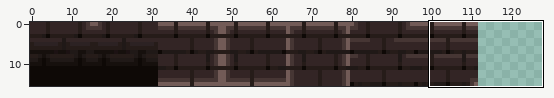
File history of a sprite sheet, Assets/Tiles/Tilesets/Great Hall Tileset/New Corners Great Hall.png. Above, an overview of the earlier version with the close-up marked.
Close-up. Old version:
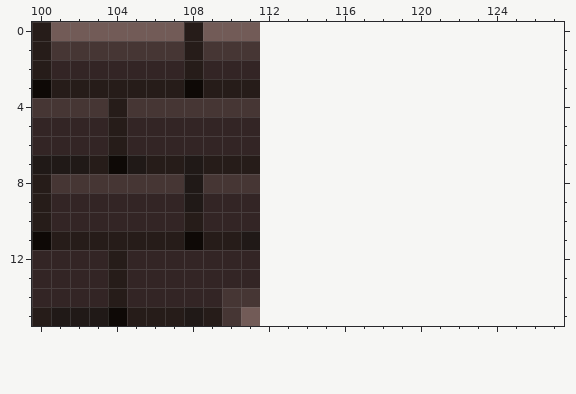
The file is 112x16 pixels. Colours within 5 levels of each other are drawn and written as one. Shown: x 100..127, y 0..15. The old version is drawn lined up with the new one, on the new canvas.
And afterwards:
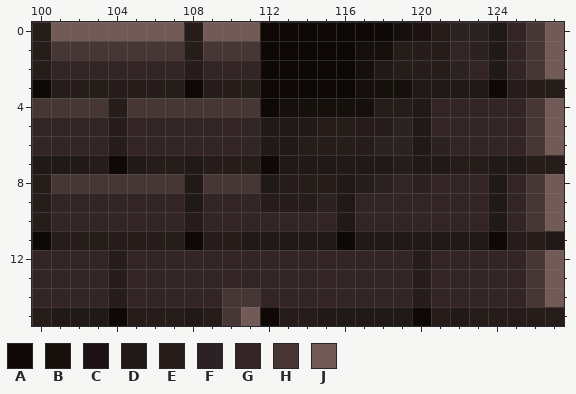
Palette (. is transparent): A #0e0906  B #16100d  C #1c1213  D #201917  E #261c19  F #2c2223  G #332525  H #463634  J #725b57
Commit: Updated tile great hall and background
Changes in this commit:
canvas 112x16 -> 128x16
Changed rows in their new state; - is an unchanged pixel.
first column x 112:
 0 AAAAAAABCEFFDGHJ
 1 AAAAABBEEEGFDGHJ
 2 AAAAABDEEEFGDGHJ
 3 AAAAABBBDDDDAEEE
 4 ABBBBBEEDGGGGGHJ
 5 DDDEEEEFDGGGGGHJ
 6 DDEEEEFFDFGGGGHJ
 7 ADDDDDDEDDEEDDEE
 8 DEEEDEFGFGGGDGHJ
 9 EEEFDGGGGGGGDGHJ
10 GGGGDGGGGGGGDGHJ
11 DDDDADDDDDDDAEED
12 GGGGGGGGEGGGGGHJ
13 GGGGGGGGEGGGGGHJ
14 GGGGGGGGEGGGGGHJ
15 AEEDDDDDAEDEEEEE
